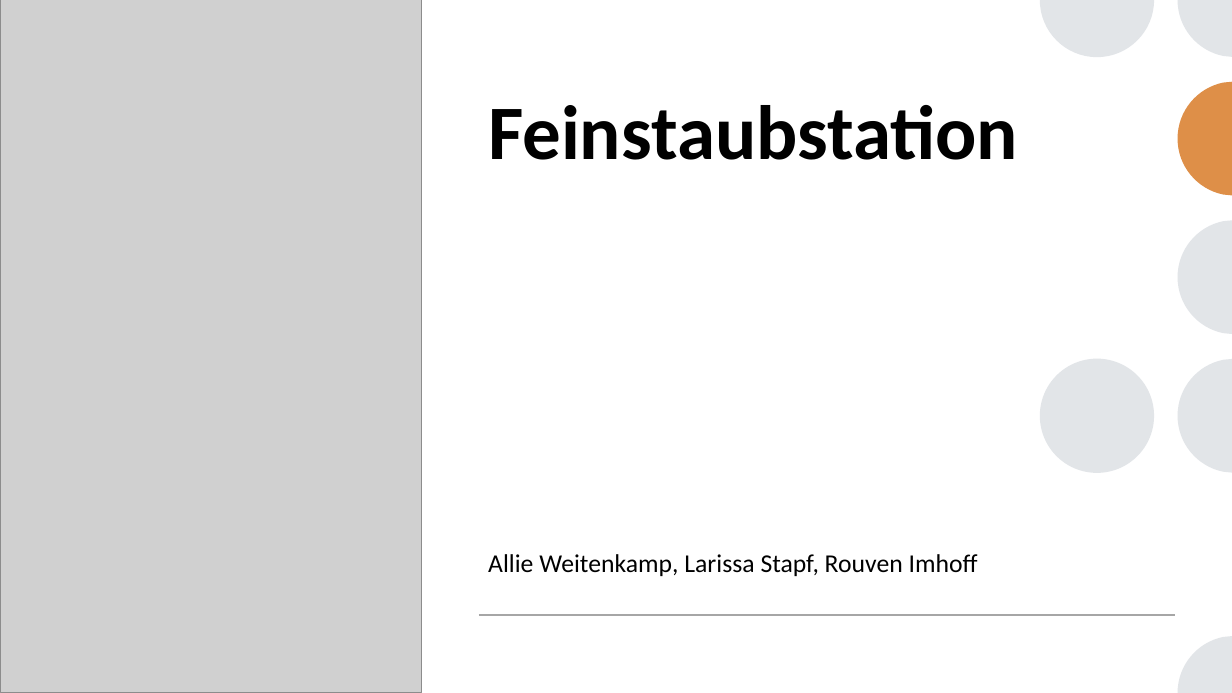
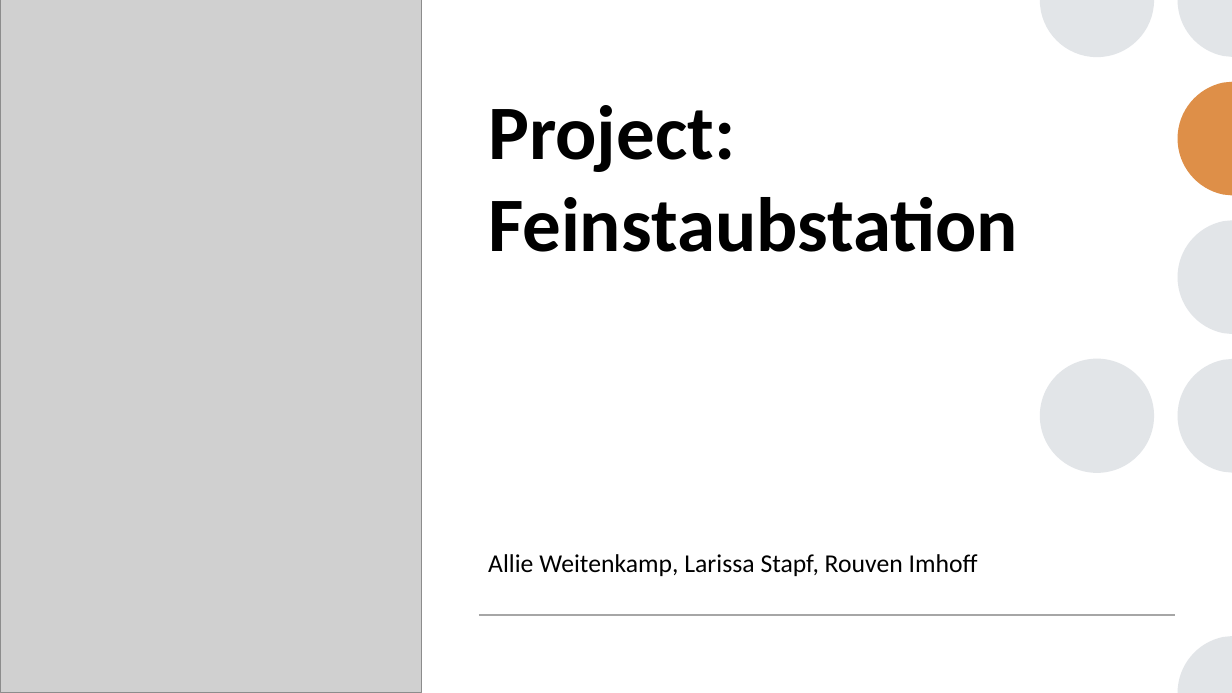
Before and after one commit to AllieW99/Feinstaubstation, a slide deck: slide 1 of Documentation/Abschlusspräsentation.pptx. Drawn at 1232x693 pixels with LibreOffice and Linux fonts; fonts in the diff are those of the drawing; grey boxes stand for pictures. Boxes give left, top, right and bottom in pixels: in the first picture for what was removed or moved away, otherwise in the second. Text is boxed around its words. In the diff, an @@ line names an element or a change of style, - is before the commit and + after.

```diff
--- a/Documentation/Abschlusspräsentation.pptx
+++ b/Documentation/Abschlusspräsentation.pptx
@@ title at bbox=[488, 105, 1018, 252]: text changed @@
-Feinstaubstation
+Project:
+Feinstaubstation
```
Also in this commit, not shown: 5 other slides changed, 2 slides added, 2 slides removed.
